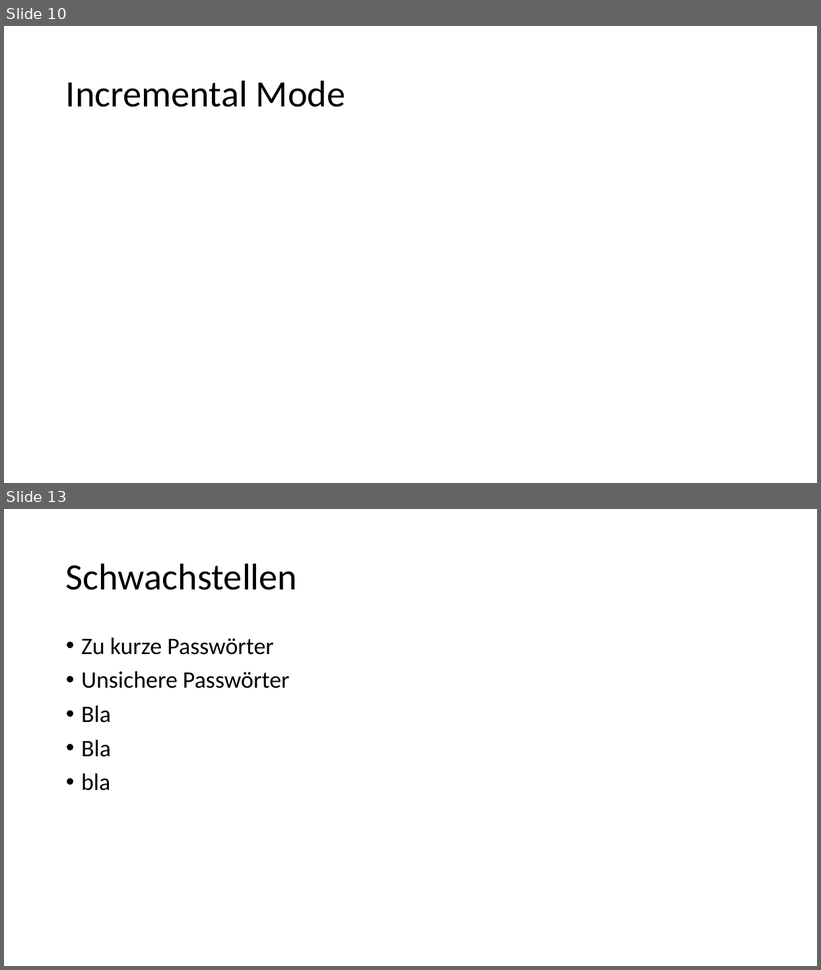
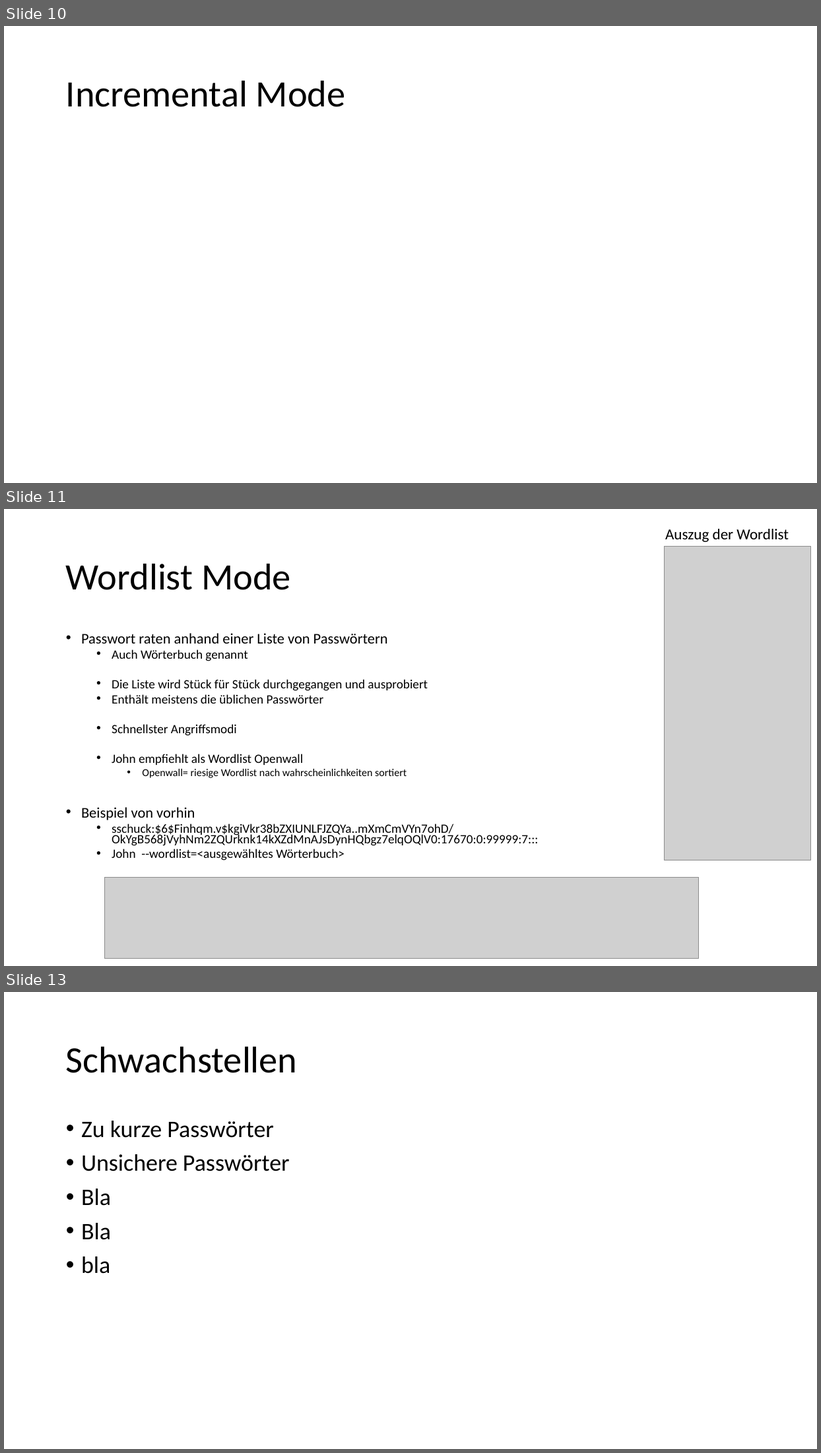
Before and after one commit to StefanSchuck/JohnTheRipperVortrag, a slide deck: Vortrag.pptx. Shown one above the other, each under a label of ours: slides 10 and 13 before the commit, slides 10, 11 and 13 after it; the slides between them are not shown. The pictures are 821x970 and 821x1453 pixels, drawn with LibreOffice and Linux fonts; fonts in the diff are those of the drawing; grey boxes stand for pictures. Boxes give left, top, right and bottom in pixels: in the first picture for what was removed or moved away, otherwise in the second. Text is boxed around its words. In the diff, an @@ line names an element or a change of style, - is before the commit and + after.

Commit message:
Wordlist hinzugefügt

```diff
--- a/Vortrag.pptx
+++ b/Vortrag.pptx
@@ slide 11 added at (x1=4, y1=509, x2=817, y2=966), background #FFFFFF @@
@@ picture added at (x1=665, y1=546, x2=812, y2=860) @@
@@ text added at (x1=665, y1=529, x2=789, y2=542), 18 pt, text #000000 @@
+Auszug der Wordlist
@@ title added at (x1=66, y1=563, x2=291, y2=590), 44 pt, text #000000 @@
+Wordlist Mode
@@ text added at (x1=81, y1=633, x2=538, y2=861), 15 pt, text #000000 @@
+• Passwort raten anhand einer Liste von Passwörtern
+  • Auch Wörterbuch genannt
+  • Die Liste wird Stück für Stück durchgegangen und ausprobiert
+  • Enthält meistens die üblichen Passwörter
+  • Schnellster Angriffsmodi
+  • John empfiehlt als Wordlist Openwall
+    • Openwall= riesige Wordlist nach wahrscheinlichkeiten sortiert
+• Beispiel von vorhin
+  • sschuck:$6$Finhqm.v$kgiVkr38bZXIUNLFJZQYa..mXmCmVYn7ohD/OkYgB568jVyhNm2ZQUrknk14kXZdMnAJsDynHQbgz7elqOQlV0:17670:0:99999:7:::
+  • John --wordlist=<ausgewähltes Wörterbuch>
@@ picture added at (x1=104, y1=877, x2=699, y2=958) @@
```
Also in this commit, not shown: 2 slides changed, 1 other slide added, 1 slide removed.
